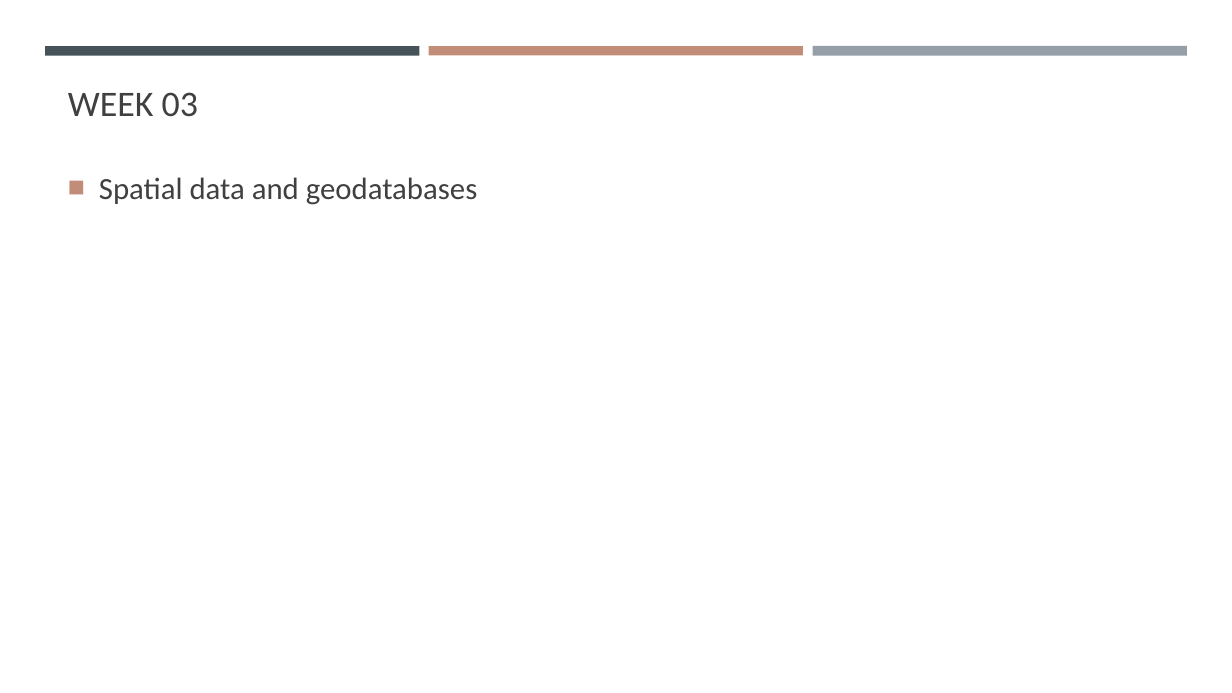
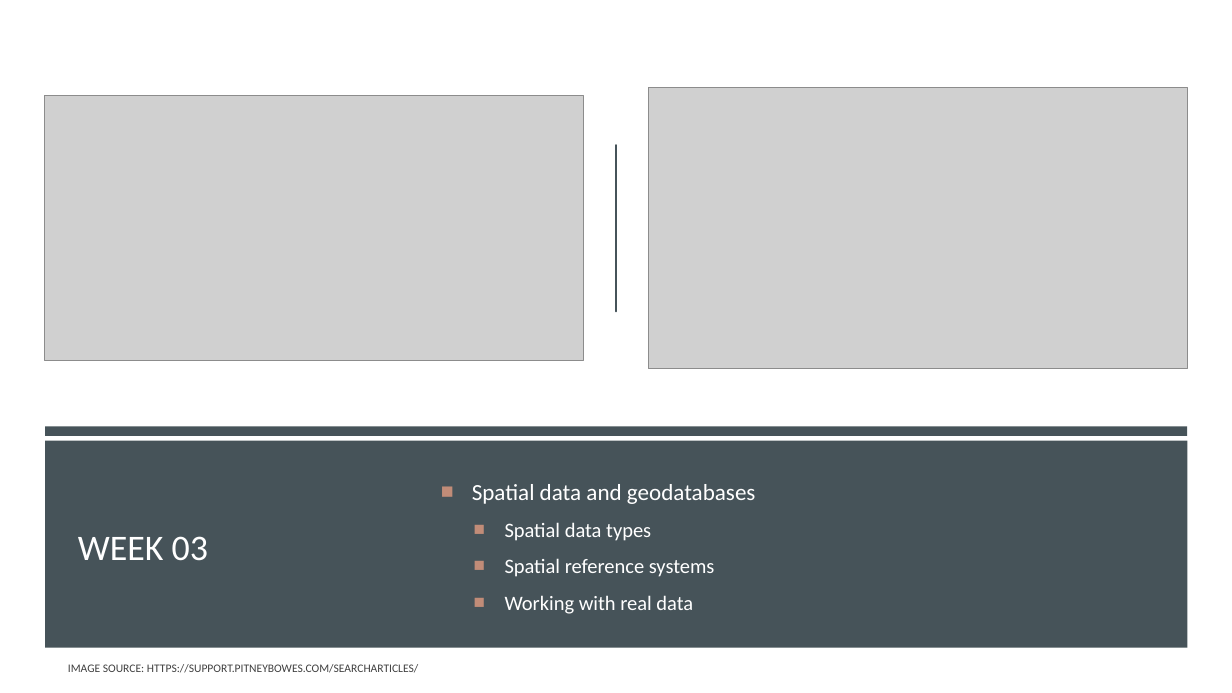
Before and after one commit to gisynw/ssj-376, a slide deck: slide 13 of docs/Lectures/Week01/Week01_Intro_Course.pptx (slide 12 before the commit). Drawn at 1232x693 pixels with LibreOffice and Linux fonts; fonts in the diff are those of the drawing; grey boxes stand for pictures. Boxes give left, top, right and bottom in pixels: in the first picture for what was removed or moved away, otherwise in the second. Text is boxed around its words. In the diff, an @@ line names an element or a change of style, - is before the commit and + after.

Commit message:
update week01

```diff
--- a/docs/Lectures/Week01/Week01_Intro_Course.pptx
+++ b/docs/Lectures/Week01/Week01_Intro_Course.pptx
@@ rectangle added at (x1=0, y1=0, x2=1232, y2=693), fill #FFFFFF @@
@@ rectangle removed at (x1=45, y1=46, x2=420, y2=55) @@
@@ rectangle removed at (x1=429, y1=46, x2=803, y2=55) @@
@@ rectangle removed at (x1=812, y1=46, x2=1187, y2=56) @@
@@ picture added at (x1=649, y1=88, x2=1188, y2=370) @@
@@ picture added at (x1=44, y1=95, x2=583, y2=360) @@
@@ line added from (616, 145) to (616, 311), #465359 1.5 pt @@
@@ rectangle added at (x1=45, y1=426, x2=1188, y2=435), fill #465359 @@
@@ rectangle added at (x1=45, y1=441, x2=1188, y2=648), fill #465359 @@
@@ title "WEEK 03" moved from (x1=68, y1=92, x2=198, y2=117) to (x1=78, y1=536, x2=208, y2=561) @@
@@ title "WEEK 03" at (x1=78, y1=536, x2=208, y2=561): text colour #404040 to #FFFFFF; vertical alignment bottom to middle @@
@@ text "Spatial data and geodatabases" moved from (x1=99, y1=177, x2=477, y2=205) to (x1=472, y1=484, x2=756, y2=614) @@
@@ text at (x1=472, y1=484, x2=756, y2=504): size 24 to 18 pt, text colour #404040 to #FFFFFF in "Spatial data and geodatabases"; less space between paragraphs @@
@@ text at (x1=505, y1=522, x2=715, y2=614): paragraphs added @@
+  ■ Spatial data types
+  ■ Spatial reference systems
+  ■ Working with real data
@@ text added at (x1=68, y1=664, x2=418, y2=673), 9 pt, text #404040 @@
+IMAGE SOURCE: HTTPS://SUPPORT.PITNEYBOWES.COM/SEARCHARTICLES/
```
Also in this commit, not shown: 8 other slides changed, 7 slides added, 7 slides removed, 5 other files.
